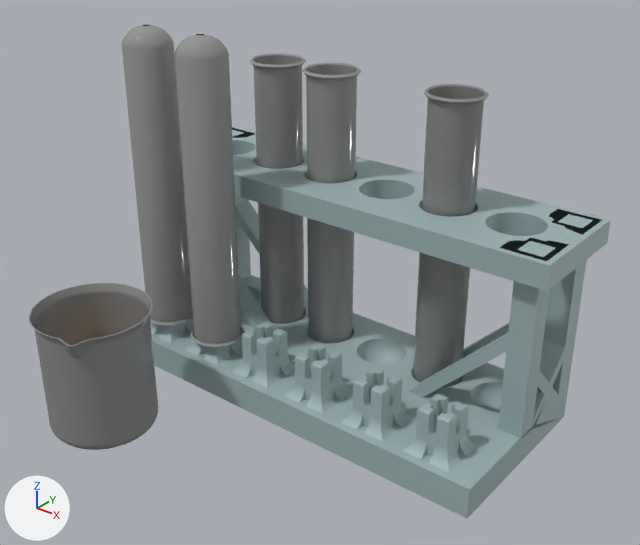
An edit to the OBJ model assets/models/Toxicology/Toxicology.obj, drawn before and after from the same camera.
One viewpoint serves both versions: a 50 mm lens placed at (6.42, -9.4, 6.72), pointed at (0.44, -1.92, 2.09). Lighting does not change. The marker at lower left points along +X, +Y and +Z. Where no turn or scale is listed for an object, it has been applied to the vertices. Vertices at the same position are counted once.

Names of what the first picture shows: 'Cylinder.001_Cylinder.006', 'Cylinder.002_Cylinder.007', 'Cylinder.003_Cylinder.008', 'Cylinder.004_Cylinder.009', 'Cylinder_Cylinder.004', 'Original', 'Test_Tube_Rack_Base_Test_Tube_Rack_Base.001', 'Test_Tube_Rack_Top'.
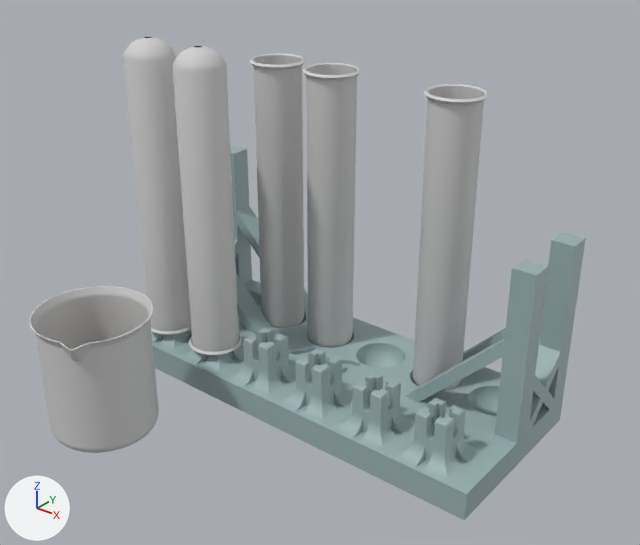
What differs and where, as boxes [x1, y1, x2, y2] in the pictures (640 x 545 px):
'Test_Tube_Rack_Base_Test_Tube_Rack_Base.001', reshaped
    before: [150, 196, 587, 518]
    after: [151, 145, 586, 520]
'Test_Tube_Rack_Top', deleted
    before: [232, 126, 611, 291]
'Original', recoloured
    both: [29, 283, 159, 453]
'Cylinder.004_Cylinder.009', reshaped
    before: [174, 34, 245, 348]
    after: [172, 46, 243, 355]
'Cylinder.003_Cylinder.008', reshaped
    before: [122, 25, 193, 326]
    after: [123, 37, 191, 335]
part 1 of me_cylinder_001_cylinder_006, recoloured
    both: [250, 53, 306, 324]
part 2 of me_cylinder_002_cylinder_007, recoloured
    both: [413, 84, 489, 387]
part 5 of me_cylinder_cylinder_004, recoloured
    both: [302, 63, 361, 343]

Edits to the bpy script that builds the scene:
```text
Change me_cylinder_001_cylinder_006:
    where me_cylinder_001_cylinder_006.from_pydata(...)  # 353 vertices, 320 faces; spans x -1.72..-0.98, y -0.95..-0.21, z 0.09..4.16
    me_cylinder_001_cylinder_006 part 1: 320 faces spanning x -1.72..-0.98, y -0.95..-0.21, z 0.1..4.16 switch from mat_material_005 (grey #939393) to mat_material_001 (light grey #d1d1d1)
Change me_cylinder_002_cylinder_007:
    where me_cylinder_002_cylinder_007.from_pydata(...)  # 353 vertices, 320 faces; spans x 0.99..1.73, y -0.95..-0.21, z 0.09..4.16
    me_cylinder_002_cylinder_007 part 2: 320 faces spanning x 0.99..1.73, y -0.95..-0.21, z 0.1..4.16 switch from mat_material_002 (grey #898989) to mat_material_001 (light grey #d1d1d1)
Change me_cylinder_003_cylinder_008:
    remove me_cylinder_003_cylinder_008.from_pydata(...)  # 353 vertices, 320 faces; spans x -2.64..-1.9, y -2.35..-1.61, z 0.62..4.69
    remove me_cylinder_003_cylinder_008.materials.append(mat_material_005)  # grey #939393
    add me_cylinder_003_cylinder_008.from_pydata(...)  # 353 vertices, 320 faces; spans x -2.64..-1.9, y -2.34..-1.6, z 0.48..4.54
    me_cylinder_003_cylinder_008 part 3: the loose piece of 352 vertices spanning x -2.64..-1.9, y -2.35..-1.61, z 0.62..4.69 is rebuilt with 352 vertices and now spans x -2.64..-1.9, y -2.34..-1.6, z 0.48..4.54, in mat_material_001 (light grey #d1d1d1)
    add me_cylinder_003_cylinder_008.materials.append(mat_material_001)  # light grey #d1d1d1
Change me_cylinder_004_cylinder_009:
    remove me_cylinder_004_cylinder_009.from_pydata(...)  # 353 vertices, 320 faces; spans x -1.69..-0.95, y -2.35..-1.61, z 0.62..4.69
    remove me_cylinder_004_cylinder_009.materials.append(mat_material_005)  # grey #939393
    add me_cylinder_004_cylinder_009.from_pydata(...)  # 353 vertices, 320 faces; spans x -1.75..-1.0, y -2.34..-1.6, z 0.48..4.54
    me_cylinder_004_cylinder_009 part 4: the loose piece of 352 vertices spanning x -1.69..-0.95, y -2.35..-1.61, z 0.62..4.69 is rebuilt with 352 vertices and now spans x -1.75..-1.0, y -2.34..-1.6, z 0.48..4.54, in mat_material_001 (light grey #d1d1d1)
    add me_cylinder_004_cylinder_009.materials.append(mat_material_001)  # light grey #d1d1d1
Change me_cylinder_cylinder_004:
    where me_cylinder_cylinder_004.from_pydata(...)  # 353 vertices, 320 faces; spans x -0.82..-0.08, y -0.95..-0.21, z 0.09..4.16
    me_cylinder_cylinder_004 part 5: 320 faces spanning x -0.82..-0.08, y -0.95..-0.21, z 0.1..4.16 switch from mat_material_005 (grey #939393) to mat_material_001 (light grey #d1d1d1)
Change me_original:
    where me_original.from_pydata(...)  # 6038 vertices, 12072 faces; spans x -2.31..-0.86, y -4.5..-3.05, z 0.05..1.68
    remove me_original.materials.append(mat_material_002)  # grey #898989
    add me_original.materials.append(mat_material_001)  # light grey #d1d1d1
Change me_test_tube_rack_base_test_tube_rack_base_001:
    remove me_test_tube_rack_base_test_tube_rack_base_001.from_pydata(...)  # 5036 vertices, 10086 faces; spans x -2.9..2.91, y -2.41..0.07, z 0.0..2.62
    add me_test_tube_rack_base_test_tube_rack_base_001.from_pydata(...)  # 5032 vertices, 10100 faces; spans x -2.86..2.86, y -2.38..0.06, z -0.07..2.52
    me_test_tube_rack_base_test_tube_rack_base_001 part 6: 5032 vertices removed from x -2.9..2.91, y -2.41..0.07, z 0.0..2.62; 5028 vertices added at x -2.86..2.86, y -2.38..0.06, z -0.07..2.52
Remove ob_test_tube_rack_top:
    ob_test_tube_rack_top = bpy.data.objects.new('Test_Tube_Rack_Top', me_test_tube_rack_top)
```
